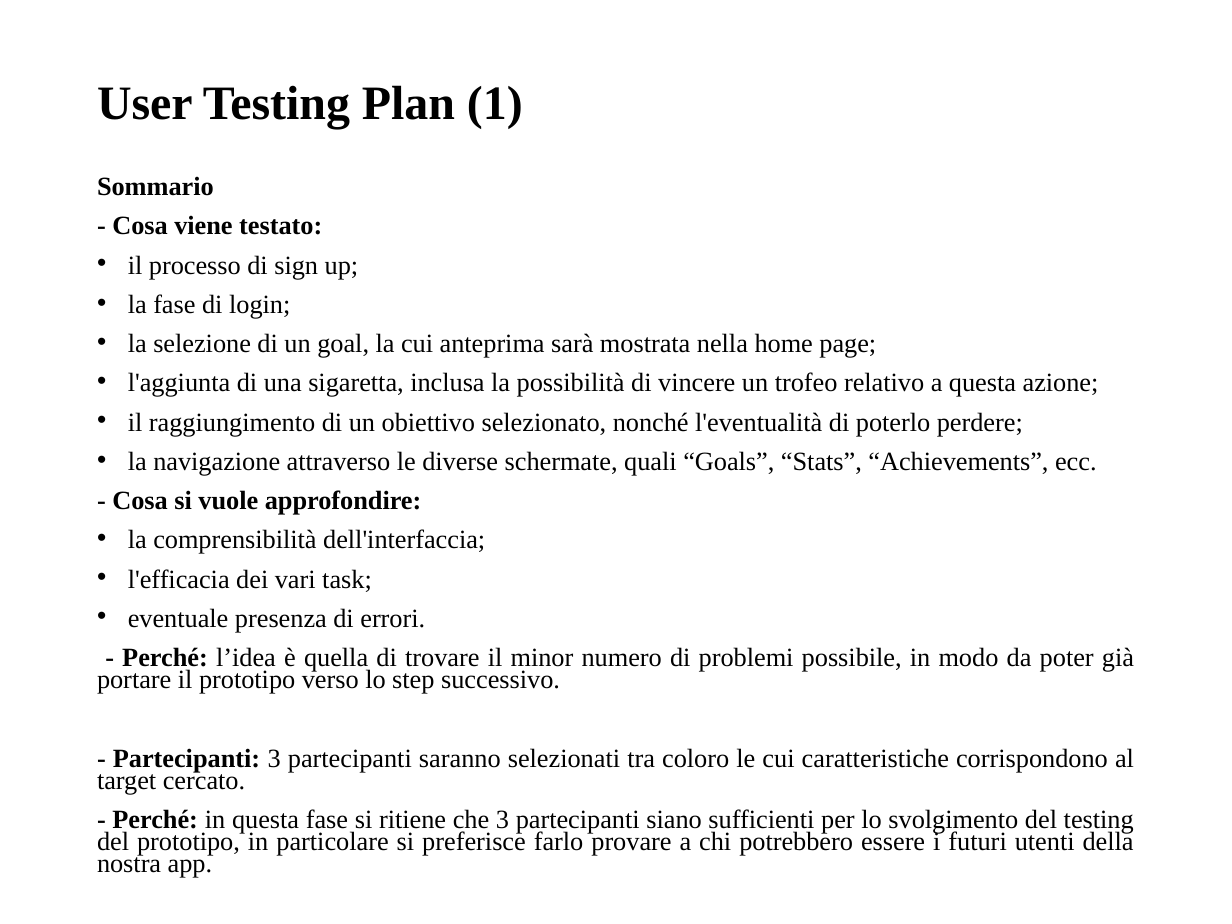
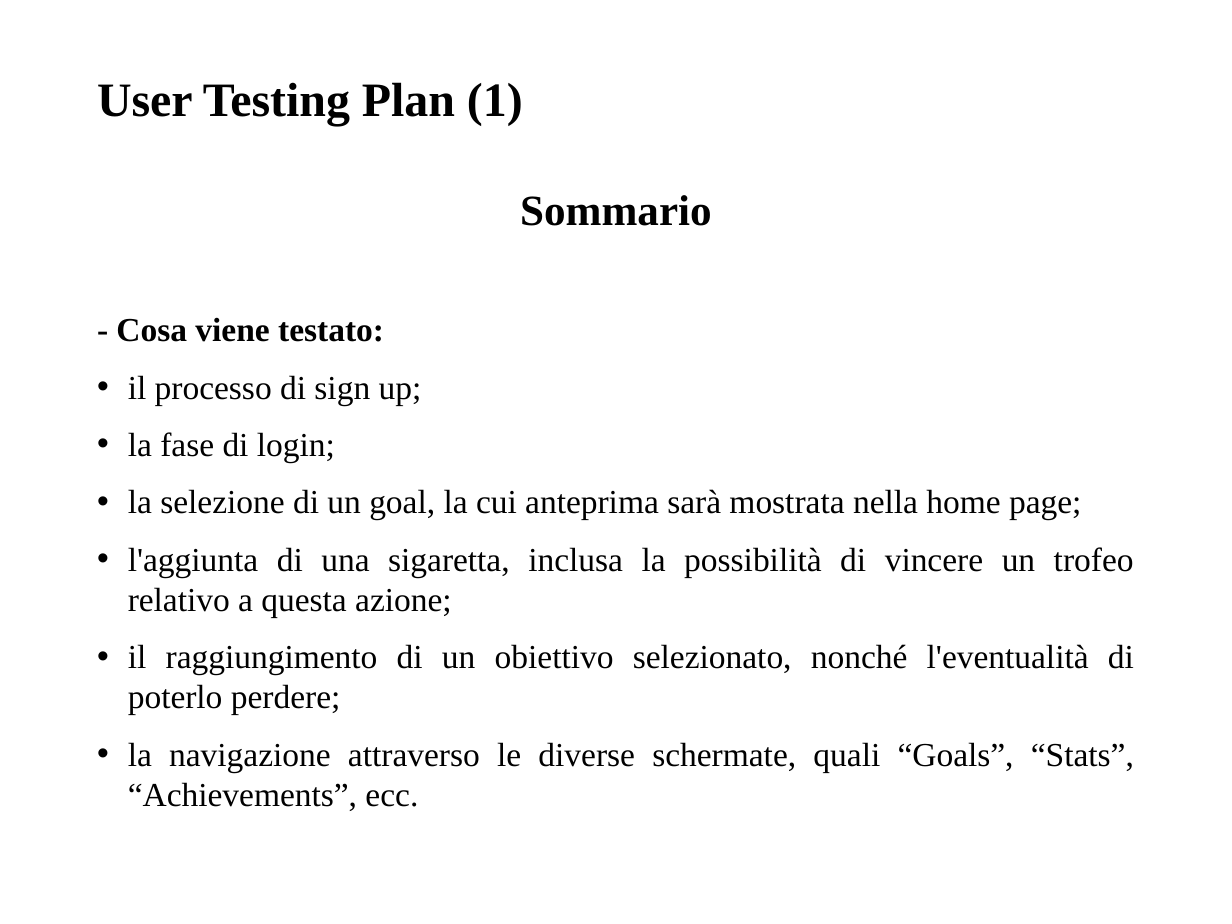
Before and after one commit to giusmastro91/Cognitive-systems, a slide deck: slide 6 of Prova_6/Leone_Mastrosimone_PresentazioneProgetto.pptx. Drawn at 1232x924 pixels with LibreOffice and Linux fonts; fonts in the diff are those of the drawing. Boxes give left, top, right and bottom in pixels: in the first picture for what was removed or moved away, otherwise in the second. Text is boxed around its words. In the diff, an @@ line names an element or a change of style, - is before the commit and + after.

```diff
--- a/Prova_6/Leone_Mastrosimone_PresentazioneProgetto.pptx
+++ b/Prova_6/Leone_Mastrosimone_PresentazioneProgetto.pptx
@@ text "Sommario" at [116, 195, 1134, 811]: size 15.4 to 25.2 pt in "Sommario"; size 15.4 to 19.6 pt; alignment justified to centre; line spacing 0.7 to 1 @@
@@ text at [97, 490, 1134, 878]: paragraphs removed @@
-- Cosa si vuole approfondire:
-• la comprensibilità dell'interfaccia;
-• l'efficacia dei vari task;
-• eventuale presenza di errori.
-- Perché: l’idea è quella di trovare il minor numero di problemi possibile, in modo da poter già portare il prototipo verso lo step successivo.
-- Partecipanti: 3 partecipanti saranno selezionati tra coloro le cui caratteristiche corrispondono al target cercato.
-- Perché: in questa fase si ritiene che 3 partecipanti siano sufficienti per lo svolgimento del testing del prototipo, in particolare si preferisce farlo provare a chi potrebbero essere i futuri utenti della nostra app.
```
Also in this commit, not shown: 10 other slides changed, 7 slides added, 1 other file.
